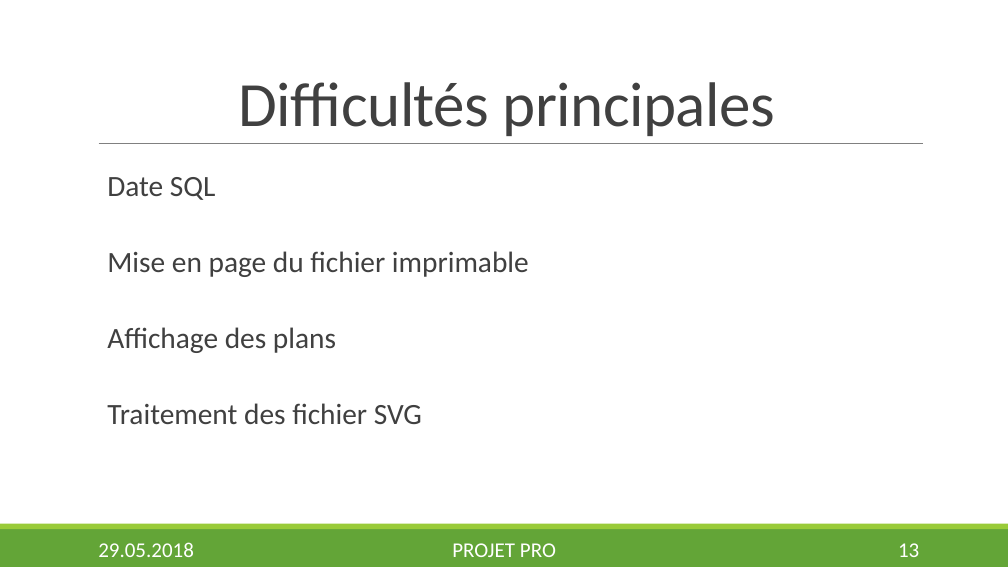
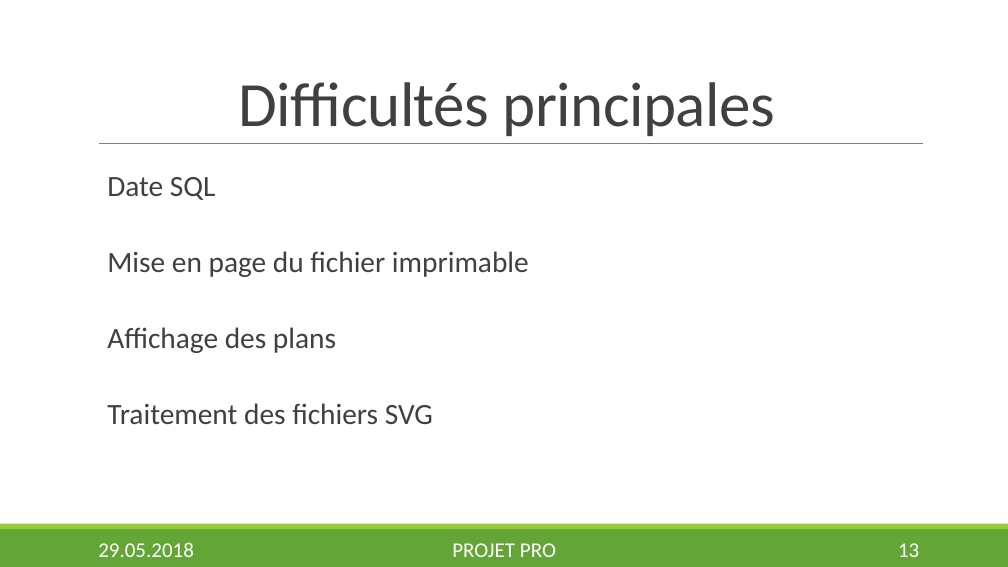
Before and after one commit to Nyahon/PRO, a slide deck: slide 13 of presentation/DaryllFinal.pptx. Drawn at 1008x567 pixels with LibreOffice and Linux fonts; fonts in the diff are those of the drawing; background and template pictures are left out. Boxes give left, top, right and bottom in pixels: in the first picture for what was removed or moved away, otherwise in the second. Text is boxed around its words. In the diff, an @@ line names an element or a change of style, - is before the commit and + after.

```diff
--- a/presentation/DaryllFinal.pptx
+++ b/presentation/DaryllFinal.pptx
@@ text at <box>107,403,433,424</box>: text changed @@
-  Traitement des fichier SVG
+  Traitement des fichiers SVG
```
Also in this commit, not shown: 4 other slides changed.
